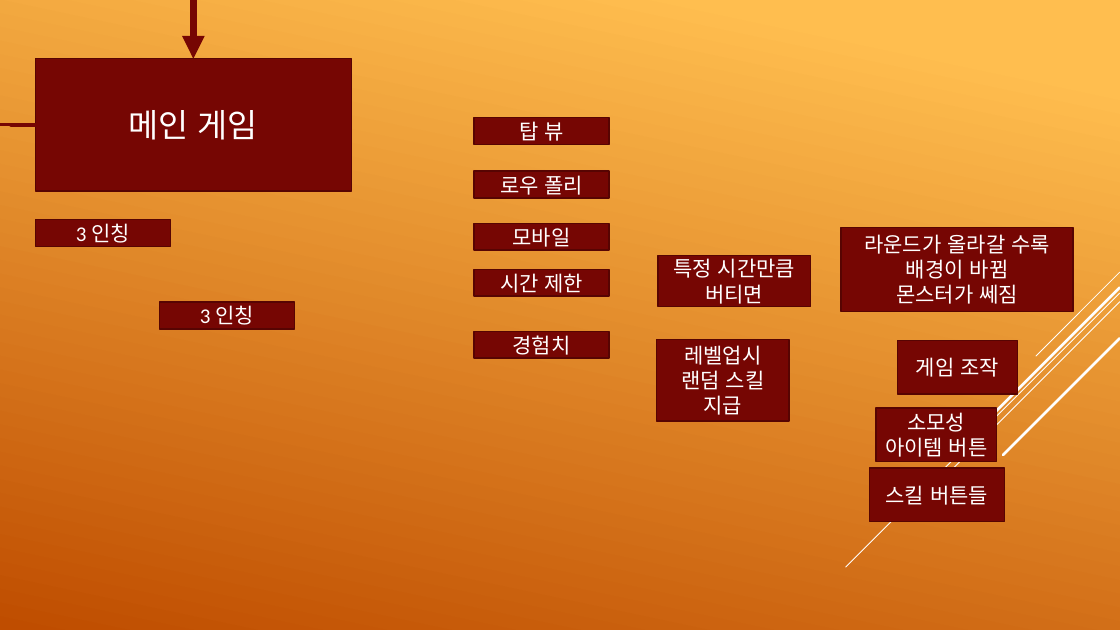
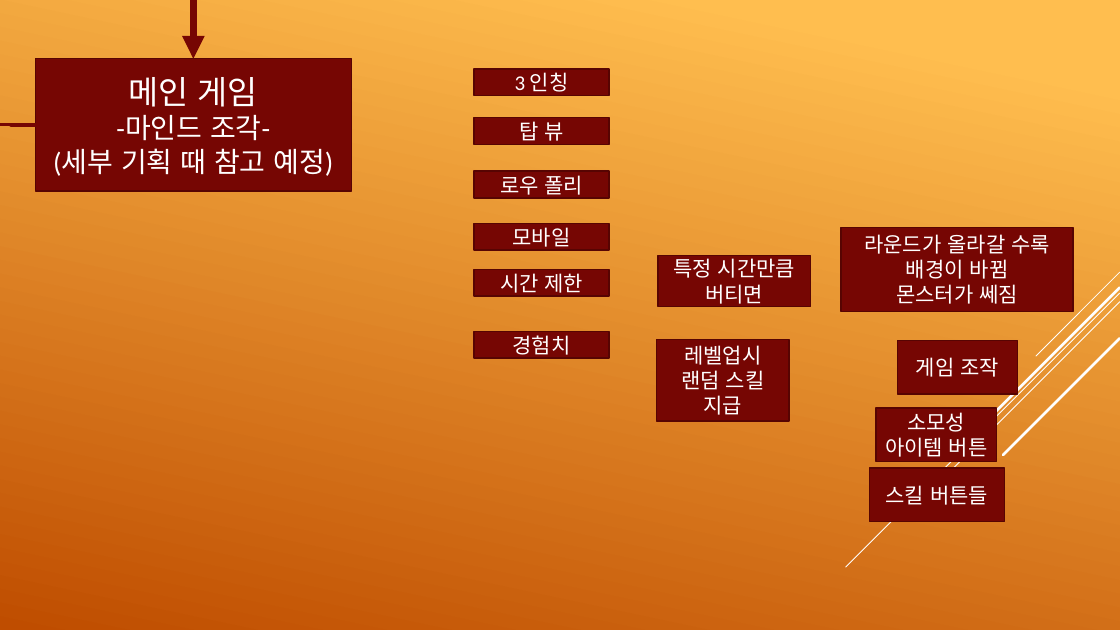
Before and after one commit to jjw1270/2022_01, a slide deck: slide 3 of 게임기획실무/컨셉기획서.pptx. Drawn at 1120x630 pixels with LibreOffice and Linux fonts; fonts in the diff are those of the drawing. Boxes give left, top, right and bottom in pixels: in the first picture for what was removed or moved away, otherwise in the second. Text is boxed around its words. In the diff, an @@ line names an element or a change of style, - is before the commit and + after.

```diff
--- a/게임기획실무/컨셉기획서.pptx
+++ b/게임기획실무/컨셉기획서.pptx
@@ rectangle "3 인칭": place and size @@
-rectangle "3 인칭" at box(35, 220, 171, 247)
+rectangle "3 인칭" at box(474, 69, 609, 96)
@@ text in rectangle at box(53, 114, 333, 176): paragraphs added @@
+-마인드 조각-
+(세부 기획 때 참고 예정)
@@ rectangle removed at box(160, 302, 295, 329) @@
-3 인칭
```
Also in this commit, not shown: 1 other slide changed, 2 slides removed.
